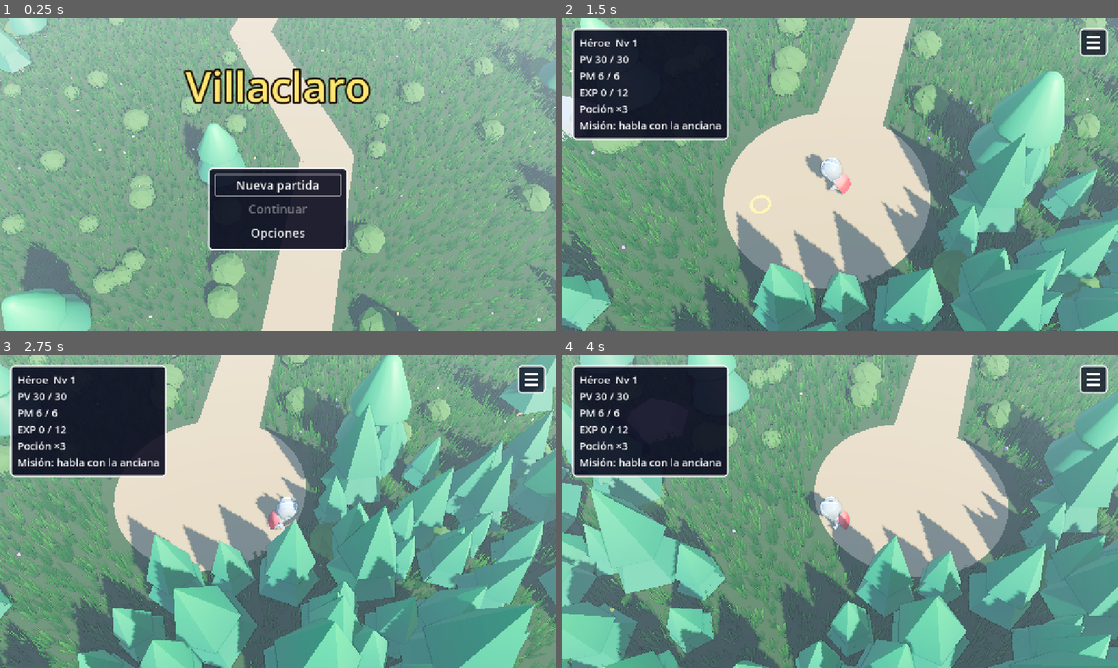
Above: before the commit, frames 1-4 (two rows, left to right).
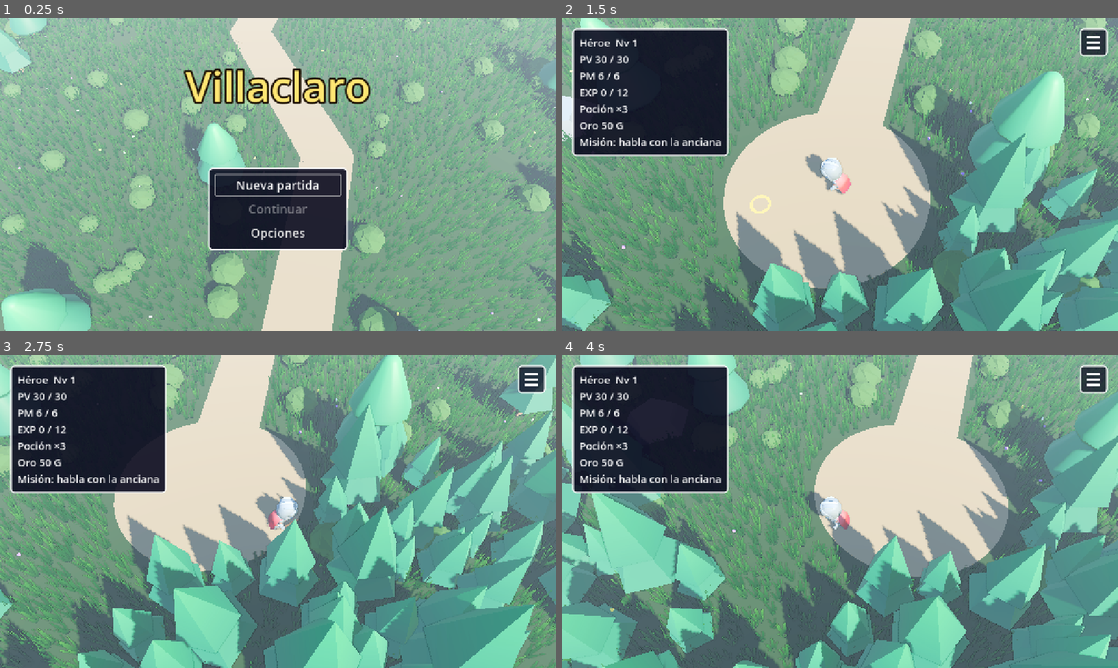
Above: after the commit, the same moments.

Repository: apergas/rpg-turnos
Game: Godot game, scene res://scenes/title/title.tscn
Two runs of this game, one before a commit and one after it. Both use one fixed random seed, a clock stepped at 60 frames per second and the inputs below.
Inputs (mouse positions are in pixels of both pictures, inside the frame that each line leads up to):
- Up to frame 1 (0.25 s): no input
- Up to frame 2 (1.5 s): tap Enter (ui_accept) at 0.5 s; move the mouse to (962, 158) at 0.52 s; hold D 0.53-1.25 s; hold Enter (ui_accept) 0.53-1.25 s; click (962, 158) at 0.67 s; drag from (728, 190) to (812, 237) at 1.27 s
- Up to frame 3 (2.75 s): move the mouse to (333, 442) at 2.02 s; hold D from 2.03 s (still down); hold Enter (ui_accept) from 2.03 s (still down); tap Space at 2.1 s; click (333, 442) at 2.17 s
- Up to frame 4 (4 s): release D at 2.75 s; release Enter (ui_accept) at 2.75 s; drag from (812, 574) to (673, 464) at 2.77 s; move the mouse to (1006, 558) at 3.52 s; hold A from 3.53 s (still down); hold Enter (ui_accept) from 3.53 s (still down); tap Q at 3.6 s; click (1006, 558) at 3.67 s

The runs differ from the first frame. In frame 1, 0.2% of the frame differs, in the area x 19-96%, y 2-52%; in frame 2, 2.0%; in frame 3, 2.0%; in frame 4, 2.1%, in the area x 1-30%, y 32-45%.

Commit message:
Place the merchant, the innkeeper and the chests on the map and show the gold

Diff:
--- a/scripts/game/game.gd
+++ b/scripts/game/game.gd
@@ -4,11 +4,15 @@
 ## starts (the enemies come from EncounterTable, or the Rey Slime). The map is never
 ## freed, so the hero's position, the camera and the encounter grace survive the battle.
 ## A victory adds the gold and counts every enemy defeated for the quest; fleeing just
-## goes back to the map; a defeat heals the hero and sends them back to the spawn point,
-## EXP and gold kept. Talking to the old woman heals, moves the quest on and, once the
-## slimes are reported, brings out the Rey Slime. Picks the music (map, village,
-## battle, boss), autosaves after talking and after every won battle, and opens the
-## pause menu. Emits quit_to_title when the player goes back to the title.
+## goes back to the map; a defeat takes half the gold (GameState.defeat_gold_loss()),
+## heals the hero and sends them back to the spawn point, EXP kept. Talking to the old
+## woman heals, moves the quest on and, once the slimes are reported, brings out the Rey
+## Slime. A chest gives what it holds (Chests.open()) and stays open. The hero's figure
+## on the map and in battle shows the weapon and shield worn. Picks the music (map,
+## village, battle, boss), autosaves after talking, after every won battle and
+## (silently) after opening a chest, and opens the pause menu. Emits quit_to_title when
+## the player goes back to the title.
+## On autoplay it prints the gold and the equipment each time they change.
 ## Run on its own (res://scenes/game/game.tscn) it starts a new game with its own
 ## AudioDirector and default options.
 ##
@@ -53,6 +57,7 @@
 var _autoplay_save := false
 var _autoplay_menu := false
 var _last_quest_text := ""
+var _last_gear_text := ""
 var _rng := RandomNumberGenerator.new()
 
 
@@ -82,6 +87,7 @@
 	_world.set_audio(_audio)
 	_world.encounter_triggered.connect(_on_encounter)
 	_world.talk_requested.connect(_on_talk)
+	_world.chest_opened.connect(_on_chest)
 	_world.village_changed.connect(func(_inside: bool) -> void: _play_map_music())
 	var load_failed := false
 	if not _save.is_empty():
@@ -94,6 +100,8 @@
 					info.play_time)))
 		else:
 			load_failed = true
+	for id in state.opened_chests:
+		_world.set_chest_open(id, true, true)
 	_update_boss()
 	_refresh_status()
 	_build_fade()
@@ -127,6 +135,9 @@
 	var battle: BattleScene = BATTLE_SCENE.instantiate()
 	battle.setup(state.hero, enemies, state.inventory)
 	battle.set_audio(_audio)
+	battle.set_equipment(state.loadout.worn(Equipment.WEAPON),
+		state.loadout.worn(Equipment.SHIELD))
+	battle.gold_lost = state.defeat_gold_loss()
 	battle.char_time = _options.char_time()
 	add_child(battle)
 	await _fade_to(0.0)
@@ -138,6 +149,7 @@
 		for enemy in battle.engine.enemies:
 			state.quest.on_victory(enemy.id)
 	elif outcome == BattleEngine.State.LOST:
+		state.gold -= battle.gold_lost
 		state.heal_full()
 		_world.respawn()
 	battle.queue_free()
@@ -178,6 +190,23 @@
 	_set_busy(false)
 
 
+## A closed chest: gives what it holds, opens the lid and saves without a notice (the
+## notice shows what was found).
+func _on_chest(chest_id: String) -> void:
+	if _busy:
+		return
+	var result := Chests.open(state, chest_id)
+	if not result.opened:
+		return
+	_world.set_chest_open(chest_id, true)
+	_audio.play_sfx(SfxLibrary.LEVEL_UP)
+	if _autoplay:
+		print(result.text)
+	_refresh_status()
+	_world.show_notice(result.text)
+	_autosave(false)
+
+
 ## Writes the save file; shows SAVED_NOTICE if notice. Returns the saved data, or an
 ## empty Dictionary if the file could not be written.
 func _autosave(notice: bool) -> Dictionary:
@@ -225,13 +254,26 @@
 	_pause.available = not busy and not _autoplay
 
 
-## Updates the map's status window; on autoplay also prints each new quest line.
+## Updates the map's status window and the hero's weapon and shield; on autoplay also
+## prints each new quest line and each change of gold or equipment.
 func _refresh_status() -> void:
 	var quest_text := state.quest.status_text()
-	_world.refresh_status(state.hero, state.inventory.count(Inventory.POTION), quest_text)
+	_world.refresh_status(state.hero, state.inventory.count(Inventory.POTION), state.gold,
+		quest_text)
+	var loadout := state.loadout
+	_world.set_hero_equipment(loadout.worn(Equipment.WEAPON), loadout.worn(Equipment.SHIELD))
 	if _autoplay and quest_text != _last_quest_text:
 		print(quest_text)
 	_last_quest_text = quest_text
+	var worn := PackedStringArray()
+	for slot in Equipment.SLOTS:
+		if loadout.worn(slot) != "":
+			worn.append(Equipment.display_name(loadout.worn(slot)))
+	var gear_text := "Oro %d G · Equipo: %s · ATK %d DEF %d" % [state.gold, ", ".join(worn),
+		state.hero.total_attack(), state.hero.total_defense()]
+	if _autoplay and gear_text != _last_gear_text:
+		print(gear_text)
+	_last_gear_text = gear_text
 
 
 ## One line with every saved value, keys sorted, for --autoplay-save.
--- a/scripts/world/player.gd
+++ b/scripts/world/player.gd
@@ -11,13 +11,15 @@
 ## How fast the model turns toward the walking direction (radians per second, roughly).
 const TURN_SPEED := 10.0
 ## Points walked in a loop by --autoplay: mostly grass, clear of rocks, and through the
-## village, next to the old woman and to where the Rey Slime appears.
+## village, next to the old woman, the merchant, where the Rey Slime appears and the
+## innkeeper, and past two of the chests (Chests.CHESTS).
 const AUTOPLAY_ROUTE: Array[Vector3] = [
 	Vector3(8, 0, 18),
 	Vector3(16, 0, 6),
 	Vector3(10, 0, -6),
 	Vector3(1, 0, -14),
 	Vector3(-1.5, 0, -18),
+	Vector3(-1.2, 0, -23),
 	Vector3(0, 0, -26.5),
 	Vector3(2, 0, -14),
 	Vector3(-6, 0, -4),
--- a/scripts/world/world.gd
+++ b/scripts/world/world.gd
@@ -1,14 +1,24 @@
 class_name World extends Node3D
-## World map: field, village, player, follow camera, status window and random
+## World map: field, village, player, follow camera, status window, chests and random
 ## encounters. A click or tap on the ground (held and dragged too) walks the player
-## there, with a marker on the spot. Next to the old woman Enter / Space asks to talk
-## (talk_requested); a click or tap on her walks there and talks on arrival. With the
-## Rey Slime present, walking into it starts the boss battle. Encounters emit
-## encounter_triggered(boss) and freeze the player until set_active(true). Run on its
-## own (res://scenes/world/world.tscn) it prints each encounter and goes on.
+## there, with a marker on the spot. Next to the old woman, the merchant, the innkeeper
+## or a closed chest (the nearest one in reach) Enter / Space talks (talk_requested),
+## opens the shop (shop_requested), asks for a room (inn_requested) or opens the chest
+## (chest_opened); a click or tap on one of them
+## walks there and does it on arrival. With the Rey Slime present, walking into it
+## starts the boss battle. Encounters emit encounter_triggered(boss) and freeze the
+## player until set_active(true). Run on its own (res://scenes/world/world.tscn) it
+## prints each encounter, shop and chest and goes on.
 
 signal encounter_triggered(boss: bool)
 signal talk_requested
+## The player asked the merchant of shop_id (a Shop.SHOPS key) to trade.
+signal shop_requested(shop_id: String)
+## The player talked to the innkeeper of inn_id (an Inn.INNS key).
+signal inn_requested(inn_id: String)
+## The player asked to open a closed chest (a Chests.CHESTS key); Game opens it in the
+## GameState and calls set_chest_open().
+signal chest_opened(chest_id: String)
 ## The player walked into (true) or out of (false) the village clearing.
 signal village_changed(inside: bool)
 
@@ -17,12 +27,31 @@
 const HERO_DATA := preload("res://data/hero.tres")
 const NOTICE_TIME := 2.0
 const FONT_SIZE := 24
-## How close the player must be to talk to the old woman / to run into the boss.
+## How close the player must be to talk to the old woman or the merchant / to open a
+## chest / to run into the boss.
 const TALK_RADIUS := 2.5
+const CHEST_RADIUS := 1.8
 const BOSS_RADIUS := 2.5
-## A click or tap this close to the old woman means "go and talk to her".
+## A click or tap this close to a figure or a chest means "go there and use it".
 const NPC_TAP_RADIUS := 1.2
-const PROMPT_TEXT := "Enter o toca: hablar"
+## Kinds of the things the player can use on the map, and their prompts.
+const TALK := "talk"
+const SHOP := "shop"
+const INN := "inn"
+const CHEST := "chest"
+const PROMPTS := {
+	TALK: "Enter o toca: hablar",
+	SHOP: "Enter o toca: comprar",
+	INN: "Enter o toca: hablar",
+	CHEST: "Enter o toca: abrir",
+}
+## Chest model: wooden box with a gold band and a lid hinged at the back.
+const CHEST_SIZE := Vector3(0.9, 0.45, 0.6)
+const CHEST_LID_HEIGHT := 0.2
+const CHEST_WOOD := Color(0.5, 0.3, 0.14)
+const CHEST_BAND := Color(1.0, 0.78, 0.2)
+## Angle of an open lid (degrees about X: the front edge swings up and back).
+const CHEST_OPEN_ANGLE := 110.0
 const MARKER_COLOR := Color(1.0, 0.9, 0.4)
 ## Meters walked between two footstep sounds.
 const STEP_DISTANCE := 1.6
@@ -33,7 +62,12 @@
 var _player: Player
 var _camera: FollowCamera
 var _npc: StaticBody3D
+var _merchant: StaticBody3D
+var _innkeeper: StaticBody3D
 var _boss: StaticBody3D
+## chest id -> lid pivot (rotation.x opens it); a chest in _open_chests is open.
+var _chest_lids := {}
+var _open_chests: Array[String] = []
 var _boss_present := false
 var _ui: CanvasLayer
 var _name_label: Label
@@ -41,6 +75,7 @@
 var _mp_label: Label
 var _exp_label: Label
 var _potion_label: Label
+var _gold_label: Label
 var _quest_label: Label
 var _notice: Label
 var _prompt: Label
@@ -48,9 +83,10 @@
 var _autoplay := false
 var _waiting := false
 var _talking := false
-var _was_near := false
-## Set by a click or tap on the old woman: talk as soon as she is in reach.
-var _talk_on_arrival := false
+## What was in reach last frame ({} for nothing), so autoplay acts once per approach.
+var _was_near := {}
+## Set by a click or tap on a figure or chest: use it as soon as it is in reach.
+var _use_on_arrival := {}
 var _marker: MeshInstance3D
 var _audio: AudioDirector
 var _in_village := false
@@ -63,7 +99,11 @@
 	_meter = EncounterMeter.new(_rng)
 	_grass = WorldStage.build(self)
 	_npc = _add_figure(BattleActor.Look.VILLAGER, WorldStage.NPC_POS, 0.4, 1.8)
+	_merchant = _add_figure(BattleActor.Look.MERCHANT, WorldStage.MERCHANT_POS, 0.4, 1.8)
+	_innkeeper = _add_figure(BattleActor.Look.INNKEEPER, WorldStage.INNKEEPER_POS, 0.4, 1.8)
 	_boss = _add_figure(BattleActor.Look.KING_SLIME, WorldStage.BOSS_POS, 1.0, 2.0)
+	for id: String in Chests.CHESTS:
+		_chest_lids[id] = build_chest(self, Chests.CHESTS[id])
 	set_boss_present(false)
 	_player = PLAYER_SCENE.instantiate()
 	add_child(_player)
@@ -75,9 +115,14 @@
 	respawn()
 	_camera.current = true
 	if get_parent() == get_tree().root:
-		refresh_status(HERO_DATA, Inventory.START_POTIONS)
+		refresh_status(HERO_DATA, Inventory.START_POTIONS, GameState.START_GOLD)
 		encounter_triggered.connect(_on_standalone_encounter)
 		talk_requested.connect(_on_standalone_talk)
+		shop_requested.connect(func(shop_id: String) -> void: print("Tienda: %s" % shop_id))
+		inn_requested.connect(func(inn_id: String) -> void: print("Posada: %s" % inn_id))
+		chest_opened.connect(func(chest_id: String) -> void:
+			print("Cofre: %s" % chest_id)
+			set_chest_open(chest_id, true))
 
 
 func _physics_process(_delta: float) -> void:
@@ -100,14 +145,16 @@
 	if _meter.advance(_player.last_step_m, in_grass):
 		_trigger(false)
 		return
-	var near := _flat_distance(pos, WorldStage.NPC_POS) <= TALK_RADIUS
-	_prompt.visible = near
-	if near and _talk_on_arrival:
-		_talk_on_arrival = false
+	var near := _nearest_use(pos)
+	_prompt.visible = not near.is_empty()
+	if _prompt.visible:
+		_prompt.text = PROMPTS[near.kind]
+	if not near.is_empty() and near == _use_on_arrival:
+		_use_on_arrival = {}
 		_player.move_target = null
-		talk_requested.emit()
-	elif near and not _was_near and _autoplay:
-		talk_requested.emit()
+		_use(near)
+	elif not near.is_empty() and near != _was_near and _autoplay:
+		_use(near)
 	_was_near = near
 
 
@@ -116,14 +163,14 @@
 		return
 	if _prompt.visible and event.is_action_pressed("ui_accept") and not event.is_echo():
 		get_viewport().set_input_as_handled()
-		talk_requested.emit()
+		_use(_nearest_use(_player.global_position))
 		return
 	var point: Variant = _pointer_on_ground(event)
 	if point == null:
 		return
 	get_viewport().set_input_as_handled()
 	if event is InputEventMouseButton:
-		_talk_on_arrival = _flat_distance(point, WorldStage.NPC_POS) <= NPC_TAP_RADIUS
+		_use_on_arrival = _tapped_use(point)
 	_player.move_to(point)
 
 
@@ -167,7 +214,8 @@
 	_player.place(pos, 0.0)
 	_camera.snap()
 	_meter.reset()
-	_was_near = false
+	_was_near = {}
+	_use_on_arrival = {}
 	_step_m = 0.0
 	_in_village = _is_in_village(pos)
 
@@ -195,17 +243,47 @@
 
 ## Freezes the player and shows the lines one by one; returns when they are all read.
 func show_dialogue(speaker: String, lines: Array[String]) -> void:
-	_talking = true
-	_player.input_enabled = false
-	_prompt.hide()
+	freeze(true)
 	await _dialogue.say(speaker, lines)
-	# One frame of margin so the key that closed the dialogue does not open it again.
+	await freeze(false)
+
+
+## Freezes the player (no walking, prompts, encounters or uses) while a dialogue or the
+## shop is open. Unfreezing waits one frame, so the key that closed the window does not
+## open it again; await it.
+func freeze(on: bool) -> void:
+	if on:
+		_talking = true
+		_player.input_enabled = false
+		_prompt.hide()
+		return
 	await get_tree().process_frame
 	_player.input_enabled = true
 	_talking = false
 
 
-func refresh_status(hero: Combatant, potions: int, quest_text := "") -> void:
+## Shows the weapon and shield worn on the hero (Equipment ids, "" for none).
+func set_hero_equipment(weapon_id: String, shield_id: String) -> void:
+	_player.set_equipment(weapon_id, shield_id)
+
+
+## Opens (lid tipped back, tweened unless instant) or closes a chest. An open chest
+## can't be used any more.
+func set_chest_open(chest_id: String, open: bool, instant := false) -> void:
+	var lid: Node3D = _chest_lids[chest_id]
+	var angle := deg_to_rad(CHEST_OPEN_ANGLE) if open else 0.0
+	if open and not _open_chests.has(chest_id):
+		_open_chests.append(chest_id)
+	elif not open:
+		_open_chests.erase(chest_id)
+	if instant:
+		lid.rotation.x = angle
+	else:
+		lid.create_tween().tween_property(lid, "rotation:x", angle, 0.35) \
+			.set_trans(Tween.TRANS_BACK).set_ease(Tween.EASE_OUT)
+
+
+func refresh_status(hero: Combatant, potions: int, gold: int, quest_text := "") -> void:
 	_name_label.text = "%s  Nv %d" % [hero.display_name, hero.level]
 	_hp_label.text = "PV %d / %d" % [hero.hp, hero.max_hp]
 	_mp_label.text = "PM %d / %d" % [hero.mp, hero.max_mp]
@@ -215,6 +293,7 @@
 	else:
 		_exp_label.text = "EXP %d / %d" % [hero.experience, next]
 	_potion_label.text = "%s ×%d" % [Inventory.display_name(Inventory.POTION), potions]
+	_gold_label.text = "Oro %d G" % gold
 	_quest_label.text = quest_text
 	_quest_label.visible = quest_text != ""
 
@@ -234,6 +313,56 @@
 	_player.input_enabled = false
 	_prompt.hide()
 	encounter_triggered.emit(boss)
+
+
+## The nearest thing in reach of pos that can be used: {"kind": TALK / SHOP / CHEST,
+## "id": shop or chest id ("" to talk)}, or {} if none.
+func _nearest_use(pos: Vector3) -> Dictionary:
+	var best := {}
+	var best_d := INF
+	for use in _uses():
+		var d := _flat_distance(pos, use.pos)
+		if d <= use.radius and d < best_d:
+			best = {"kind": use.kind, "id": use.id}
+			best_d = d
+	return best
+
+
+## The thing a click or tap at point means ({} if none): within NPC_TAP_RADIUS of it.
+func _tapped_use(point: Vector3) -> Dictionary:
+	for use in _uses():
+		if _flat_distance(point, use.pos) <= NPC_TAP_RADIUS:
+			return {"kind": use.kind, "id": use.id}
+	return {}
+
+
+## Everything usable now: the old woman, the merchant, the innkeeper and the closed
+## chests.
+func _uses() -> Array[Dictionary]:
+	var uses: Array[Dictionary] = [
+		{"kind": TALK, "id": "", "pos": WorldStage.NPC_POS, "radius": TALK_RADIUS},
+		{"kind": SHOP, "id": Shop.VILLACLARO, "pos": WorldStage.MERCHANT_POS,
+			"radius": TALK_RADIUS},
+		{"kind": INN, "id": Inn.VILLACLARO, "pos": WorldStage.INNKEEPER_POS,
+			"radius": TALK_RADIUS},
+	]
+	for id: String in Chests.CHESTS:
+		if not _open_chests.has(id):
+			uses.append({"kind": CHEST, "id": id, "pos": Chests.CHESTS[id].pos,
+				"radius": CHEST_RADIUS})
+	return uses
+
+
+func _use(use: Dictionary) -> void:
+	match use.get("kind", ""):
+		TALK:
+			talk_requested.emit()
+		SHOP:
+			shop_requested.emit(use.id)
+		INN:
+			inn_requested.emit(use.id)
+		CHEST:
+			chest_opened.emit(use.id)
 
 
 func _on_standalone_encounter(boss: bool) -> void:
@@ -268,6 +397,43 @@
 	return marker
 
 
+## A closed chest on a box collider under root: wooden box with a gold band around it and a lid on
+## a pivot at its back edge. Returns the lid pivot.
+static func build_chest(root: Node3D, chest: Dictionary) -> Node3D:
+	var body := StaticBody3D.new()
+	body.position = chest.pos
+	body.rotation_degrees.y = chest.yaw
+	root.add_child(body)
+	var box := BoxShape3D.new()
+	box.size = CHEST_SIZE + Vector3(0, CHEST_LID_HEIGHT, 0)
+	var shape := CollisionShape3D.new()
+	shape.shape = box
+	shape.position.y = box.size.y / 2.0
+	body.add_child(shape)
+	var base := BoxMesh.new()
+	base.size = CHEST_SIZE
+	BattleStage.add_mesh(body, base, CHEST_WOOD, Vector3(0, CHEST_SIZE.y / 2.0, 0))
+	var band := BoxMesh.new()
+	band.size = Vector3(CHEST_SIZE.x + 0.04, 0.08, CHEST_SIZE.z + 0.04)
+	BattleStage.add_mesh(body, band, CHEST_BAND, Vector3(0, CHEST_SIZE.y * 0.7, 0))
+	var lid := Node3D.new()
+	lid.position = Vector3(0, CHEST_SIZE.y, CHEST_SIZE.z / 2.0)
+	body.add_child(lid)
+	var top := BoxMesh.new()
+	top.size = Vector3(CHEST_SIZE.x, CHEST_LID_HEIGHT, CHEST_SIZE.z)
+	BattleStage.add_mesh(lid, top, CHEST_WOOD,
+		Vector3(0, CHEST_LID_HEIGHT / 2.0, -CHEST_SIZE.z / 2.0))
+	var lock := BoxMesh.new()
+	lock.size = Vector3(0.14, 0.16, 0.05)
+	BattleStage.add_mesh(lid, lock, CHEST_BAND, Vector3(0, 0.0, -CHEST_SIZE.z - 0.02))
+	var lid_band := BoxMesh.new()
+	lid_band.size = Vector3(0.1, CHEST_LID_HEIGHT + 0.02, CHEST_SIZE.z + 0.02)
+	for x in [-0.3, 0.3]:
+		BattleStage.add_mesh(lid, lid_band, CHEST_BAND,
+			Vector3(x, CHEST_LID_HEIGHT / 2.0, -CHEST_SIZE.z / 2.0))
+	return lid
+
+
 ## A village figure: a BattleActor on a cylinder collider, facing south (toward the
 ## spawn).
 func _add_figure(look: BattleActor.Look, pos: Vector3, radius: float, \
@@ -302,6 +468,8 @@
 	box.add_child(_exp_label)
 	_potion_label = _label()
 	box.add_child(_potion_label)
+	_gold_label = _label()
+	box.add_child(_gold_label)
 	_quest_label = _label()
 	_quest_label.hide()
 	box.add_child(_quest_label)
@@ -309,7 +477,7 @@
 	_notice.hide()
 	box.add_child(_notice)
 	_prompt = _label()
-	_prompt.text = PROMPT_TEXT
+	_prompt.text = PROMPTS[TALK]
 	_prompt.add_theme_color_override("font_outline_color", Color.BLACK)
 	_prompt.add_theme_constant_override("outline_size", 8)
 	_ui.add_child(_prompt)
--- a/scripts/world/world_stage.gd
+++ b/scripts/world/world_stage.gd
@@ -22,6 +22,15 @@
 ## Where the old woman stands and where the Rey Slime waits once the quest unlocks it.
 const NPC_POS := Vector3(-2.5, 0, -20)
 const BOSS_POS := Vector3(0, 0, -27.5)
+## The merchant of the Villaclaro shop, in front of the left house, and the innkeeper, in
+## front of the right one.
+const MERCHANT_POS := Vector3(-3.0, 0, -23.6)
+const INNKEEPER_POS := Vector3(2.8, 0, -22.0)
+## Grass, trees and bushes keep this far from the chests (Chests.CHESTS), so every chest
+## stands in the open.
+const CHEST_GRASS_MARGIN := 1.0
+const CHEST_TREE_MARGIN := 2.2
+const CHEST_BUSH_MARGIN := 1.2
 const HOUSE_A := preload("res://assets/medieval/building_home_A_red.gltf")
 const HOUSE_B := preload("res://assets/medieval/building_home_B_red.gltf")
 const WELL := preload("res://assets/medieval/building_well_red.gltf")
@@ -132,7 +141,7 @@
 ## Where tall grass may grow: off the path and clearing (the village is inside the
 ## clearing) and off the rocks.
 static func is_grass_free(pos: Vector3) -> bool:
-	if is_on_path(pos, GRASS_PATH_MARGIN):
+	if is_on_path(pos, GRASS_PATH_MARGIN) or _near_chest(pos, CHEST_GRASS_MARGIN):
 		return false
 	return not _near_rock(pos, GRASS_ROCK_MARGIN)
 
@@ -250,7 +259,7 @@
 static func _tree_fits(pos: Vector3, placed: Array[Vector2]) -> bool:
 	if is_on_path(pos, TREE_PATH_MARGIN) or _near_route(pos, TREE_ROUTE_MARGIN):
 		return false
-	if _near_rock(pos, TREE_ROCK_MARGIN):
+	if _near_rock(pos, TREE_ROCK_MARGIN) or _near_chest(pos, CHEST_TREE_MARGIN):
 		return false
 	var p := Vector2(pos.x, pos.z)
 	for other in placed:
@@ -268,7 +277,8 @@
 			rng.randf_range(-FIELD_HALF, FIELD_HALF))
 		var yaw := rng.randf() * TAU
 		var scl := rng.randf_range(BUSH_SCALE.x, BUSH_SCALE.y)
-		if is_on_path(pos, BUSH_PATH_MARGIN) or _near_rock(pos, BUSH_ROCK_MARGIN):
+		if is_on_path(pos, BUSH_PATH_MARGIN) or _near_rock(pos, BUSH_ROCK_MARGIN) \
+				or _near_chest(pos, CHEST_BUSH_MARGIN):
 			continue
 		bushes.append(Transform3D(Basis(Vector3.UP, yaw).scaled(Vector3.ONE * scl), pos))
 	LowPoly.add_multimesh(root, LowPoly.bush_mesh(), bushes)
@@ -280,6 +290,16 @@
 	for rock in ROCKS:
 		var center := Vector2(rock[0].x, rock[0].z)
 		if p.distance_to(center) < BattleStage.rock_radius(rock) + margin:
+			return true
+	return false
+
+
+## True within margin of a chest.
+static func _near_chest(pos: Vector3, margin: float) -> bool:
+	var p := Vector2(pos.x, pos.z)
+	for id: String in Chests.CHESTS:
+		var chest_pos: Vector3 = Chests.CHESTS[id].pos
+		if p.distance_to(Vector2(chest_pos.x, chest_pos.z)) < margin:
 			return true
 	return false
 
